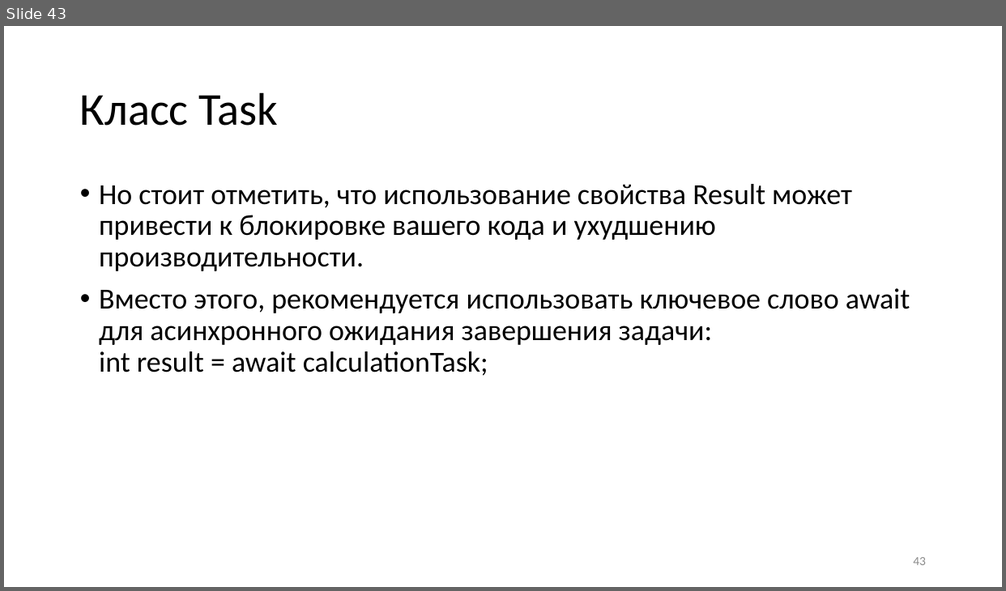
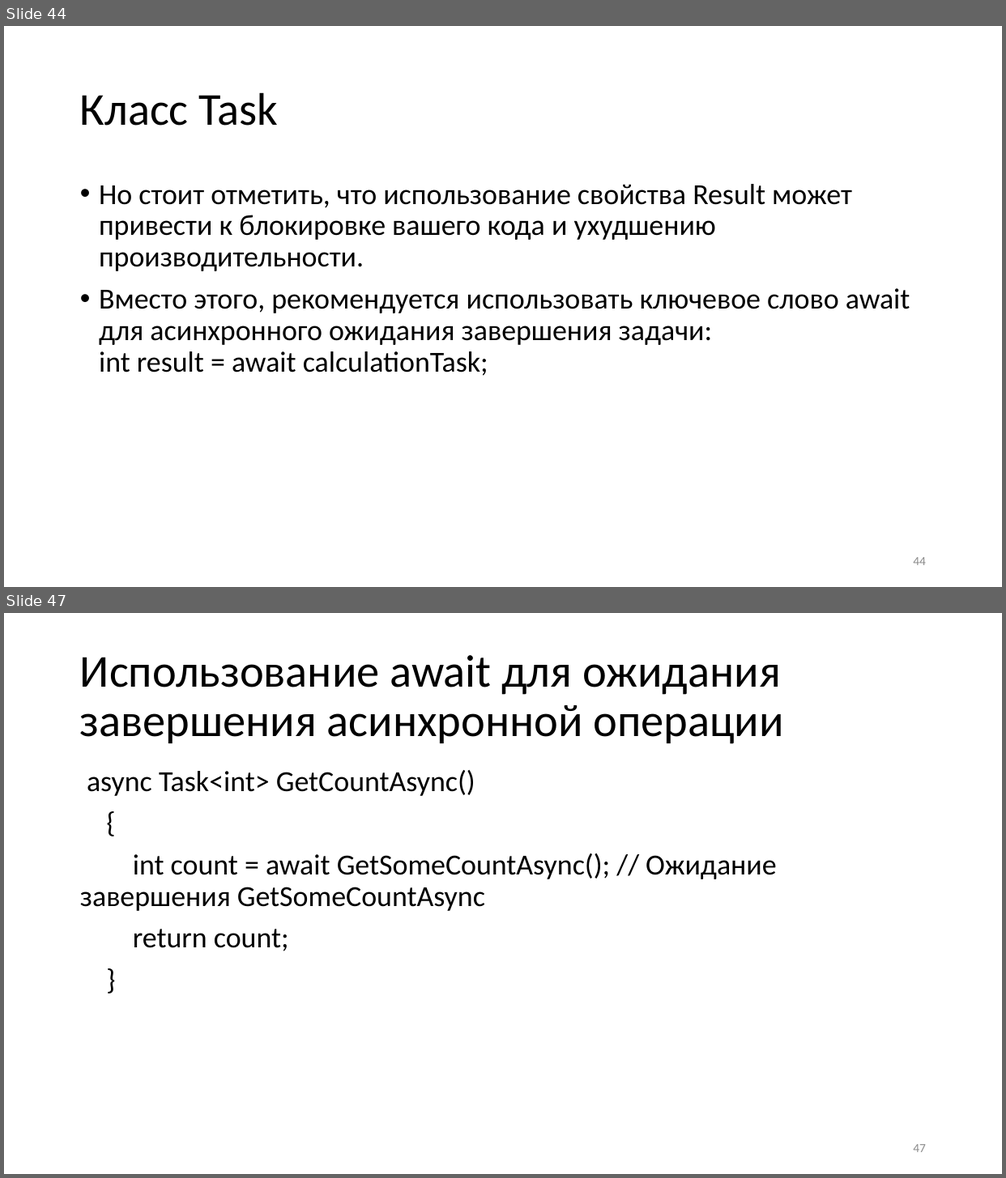
Before and after one commit to blockin90/Programming_PIB, a slide deck: Лекции/3 семестр/Часть 3/Программирование лекция 3.3.pptx. Shown one above the other, each under a label of ours: slide 43 before the commit, slides 44 and 47 after it; the slides between them are not shown. The pictures are 1006x591 and 1006x1178 pixels, drawn with LibreOffice and Linux fonts; fonts in the diff are those of the drawing. Boxes give left, top, right and bottom in pixels: in the first picture for what was removed or moved away, otherwise in the second. Text is boxed around its words. In the diff, an @@ line names an element or a change of style, - is before the commit and + after.

```diff
--- a/Лекции/3 семестр/Часть 3/Программирование лекция 3.3.pptx
+++ b/Лекции/3 семестр/Часть 3/Программирование лекция 3.3.pptx
@@ slide 47 added at <box>4,613,1002,1174</box>, background #FFFFFF @@
@@ title added at <box>80,655,784,744</box>, 44 pt, text #000000 @@
+Использование await для ожидания завершения асинхронной операции
@@ text added at <box>80,770,777,952</box>, 28 pt, text #000000 @@
+async Task<int> GetCountAsync()
+{
+int count = await GetSomeCountAsync(); // Ожидание завершения GetSomeCountAsync
+return count;
+}
@@ page number added at <box>913,1144,926,1152</box>, 12 pt, text #8C8C8C @@
+47
@@ what was slide 43 is now slide 44 @@
@@ page number at <box>913,557,926,565</box>: text changed @@
-43
+44
```
Also in this commit, not shown: 2 slides changed, 5 other slides added, 1 slide removed.
